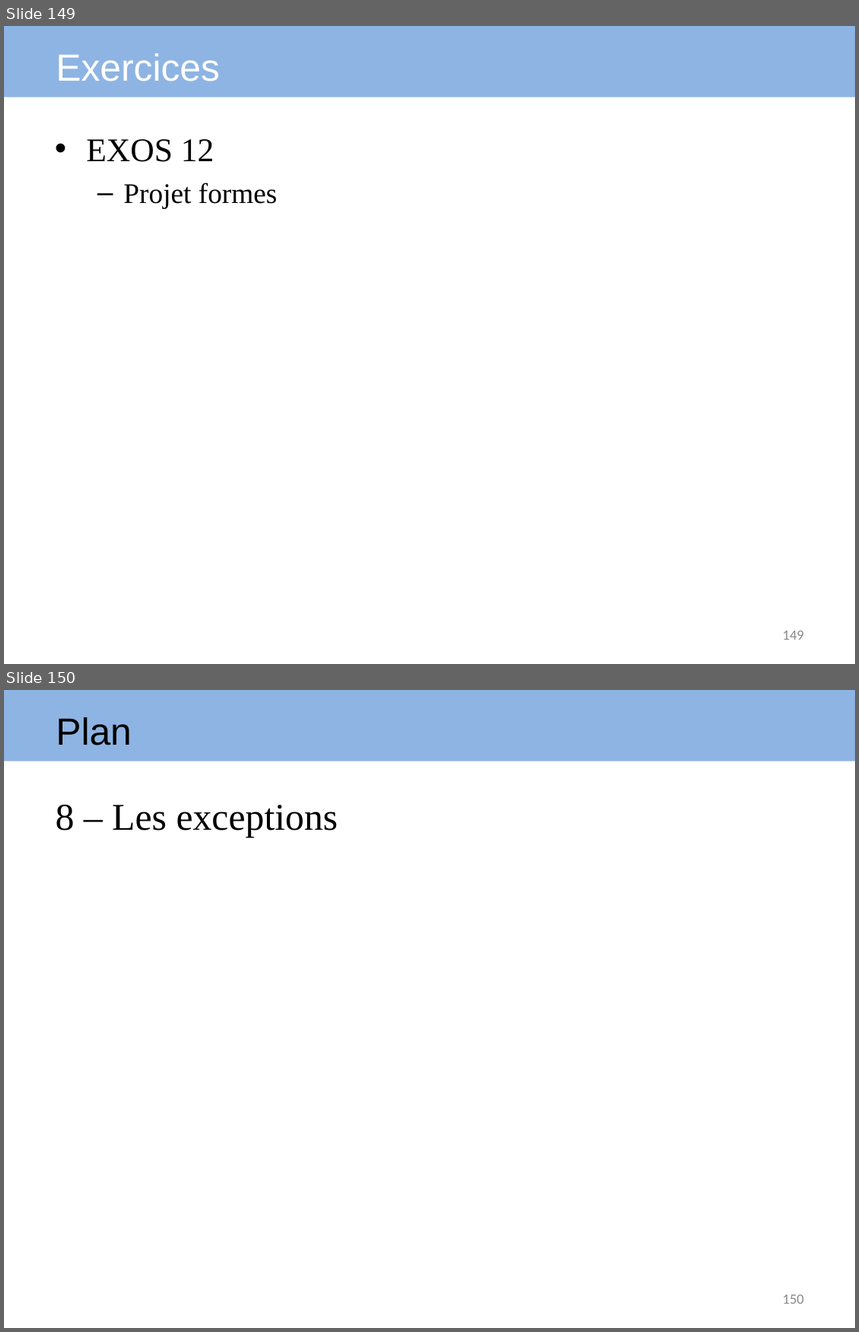
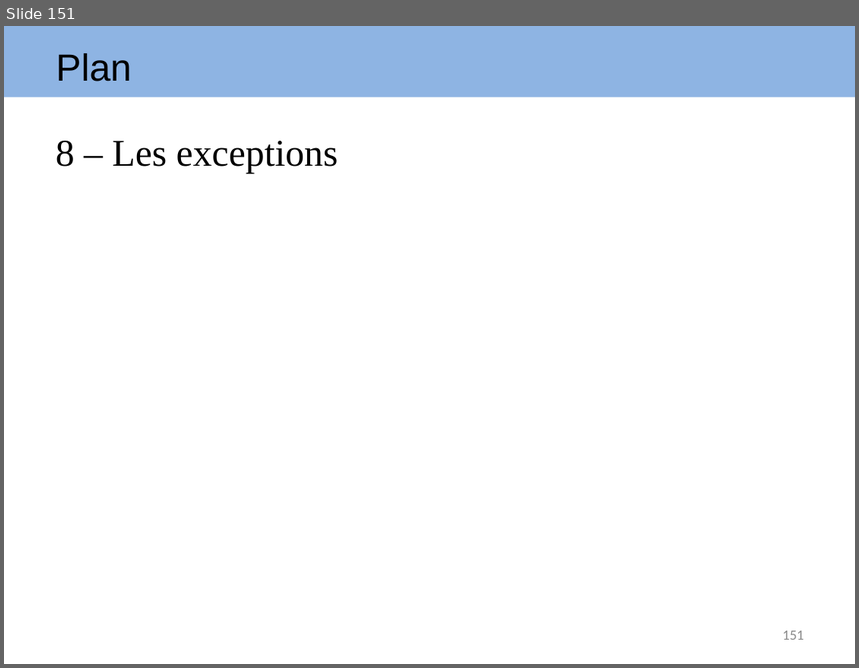
Before and after one commit to arnaudbirk/Formation-CPlusPlus, a slide deck: cours/Formation EVAFI C++.ppt. Shown one above the other, each under a label of ours: slides 149 and 150 before the commit, slide 151 after it. The pictures are 859x1332 and 859x668 pixels, drawn with LibreOffice and Linux fonts; fonts in the diff are those of the drawing. Boxes give left, top, right and bottom in pixels: in the first picture for what was removed or moved away, otherwise in the second. Text is boxed around its words. In the diff, an @@ line names an element or a change of style, - is before the commit and + after.

```diff
--- a/cours/Formation EVAFI C++.ppt
+++ b/cours/Formation EVAFI C++.ppt
@@ slide 149 removed at box(4, 26, 855, 664), background #FFFFFF; not listed: 1 template element that a slide beside it also shows @@
@@ text removed at box(56, 53, 220, 81) @@
-Exercices
@@ text removed at box(86, 139, 278, 208) @@
-• EXOS 12
-  – Projet formes
@@ page number removed at box(783, 631, 804, 640) @@
-149
@@ what was slide 150 is now slide 151 @@
@@ page number at box(783, 631, 804, 640): text changed @@
-150
+151
```
Also in this commit, not shown: 40 slides changed, 2 slides added, 14 other files.
